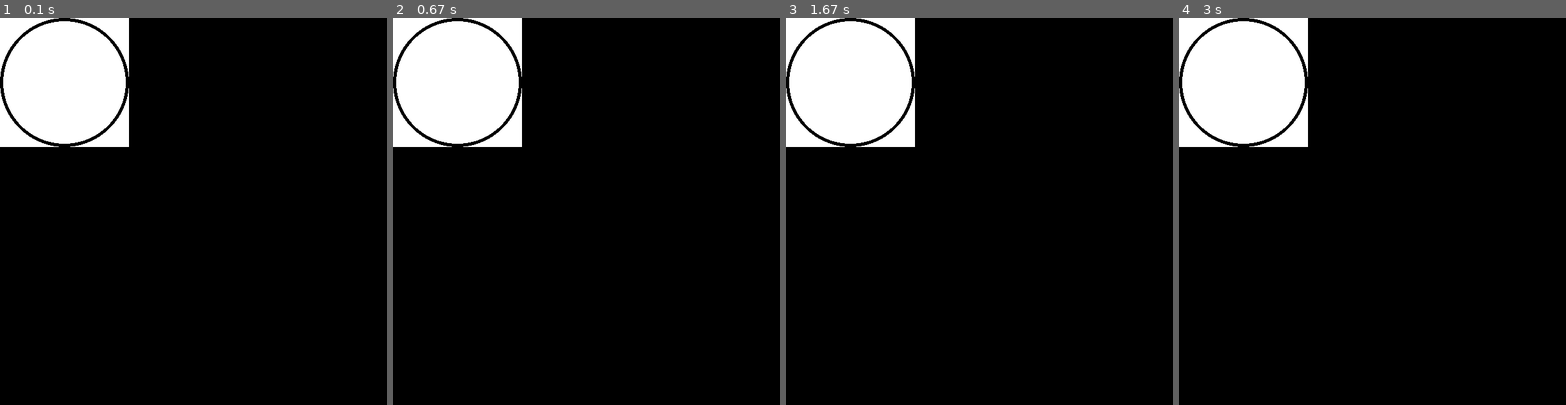
Above: before the commit, frames 1-4 (left to right).
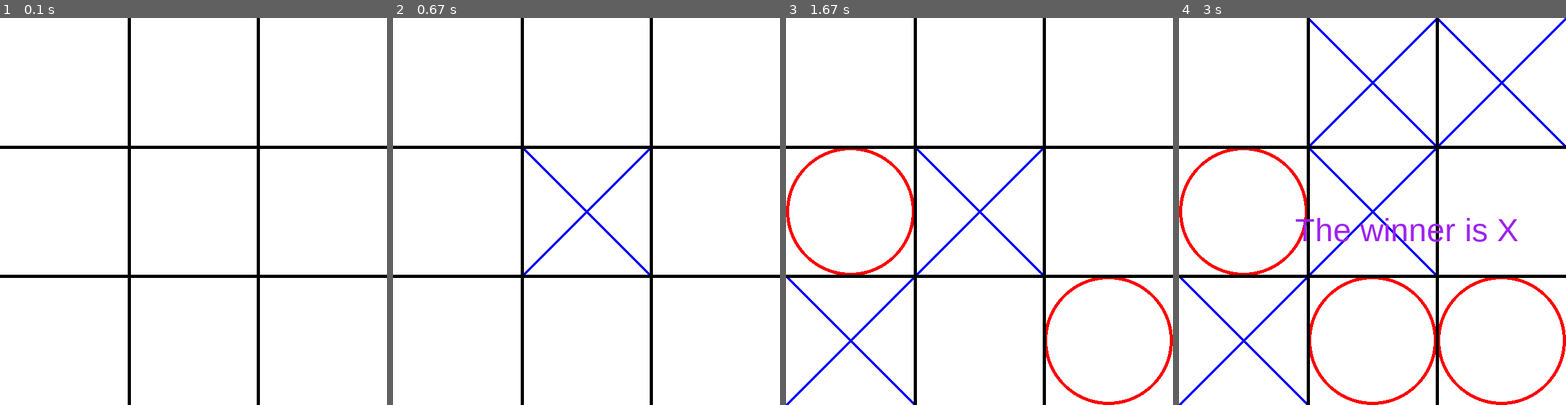
Above: after the commit, the same moments.

Repository: Ram-Einstein42/Tic-Tac-Toe-Pygame
Game: pygame game, started from main.py
Same seed, same stepped clock (60 frames per second), same inputs: the game is played once before the commit and once after it.
Inputs (mouse positions are in pixels of both pictures, inside the frame that each line leads up to):
- Up to frame 1 (0.1 s): no input
- Up to frame 2 (0.67 s): click (586, 211) at 0.38 s
- Up to frame 3 (1.67 s): click (886, 215) at 0.72 s; click (859, 304) at 1.05 s; click (1118, 346) at 1.38 s
- Up to frame 4 (3 s): click (1380, 79) at 1.72 s; click (1353, 312) at 2.05 s; click (1500, 83) at 2.38 s

The runs differ from the first frame. In frame 1, 87% of the frame differs, in the area x 0-100%, y 0-100%; in frame 2, 87%; in frame 3, 87%; in frame 4, 87%.

Commit message:
finisheddd

Diff:
--- a/board.py
+++ b/board.py
@@ -6,3 +6,38 @@
         self.board = [[Square((0,0)), Square((200,0)),Square((400,0))],
                       [Square((0,200)),Square((200,200)), Square((400,200))],
                       [Square((0,400)),Square((200,400)), Square((400,400))]]
+
+    def draw_board(self, screen):
+        for row in self.board:
+            for square in row:
+                square.draw_square(screen)
+        pygame.draw.line(screen, 'black', (200,0), (200,600), 5)
+        pygame.draw.line(screen, 'black', (400,0), (400,600), 5)
+        pygame.draw.line(screen, 'black', (0,200), (600,200), 5)
+        pygame.draw.line(screen, 'black', (0,400), (600,400), 5)
+
+    def place_marker(self, row, col, marker):
+        if self.board[row][col].value == '':
+            self.board[row][col].value = marker
+            return True
+        return False
+
+    def get_winner(self):
+        # rows
+        for r in range(3):
+            if self.board[r][0].value == self.board[r][1].value == self.board[r][2].value and self.board[r][0].value != "":
+                return self.board[r][0].value
+
+        # columns
+        for c in range(3):
+            if self.board[0][c].value == self.board[1][c].value == self.board[2][c].value and self.board[0][c].value != "":
+                return self.board[0][c].value
+
+        # diagonals
+        if self.board[0][0].value == self.board[1][1].value == self.board[2][2].value and self.board[0][0].value != "":
+            return self.board[0][0].value
+
+        if self.board[0][2].value == self.board[1][1].value == self.board[2][0].value and self.board[2][0].value != "":
+            return self.board[0][2].value
+
+        return ""
--- a/main.py
+++ b/main.py
@@ -3,24 +3,43 @@
 from square import *
 
 pygame.init()
+
+# Font
+font = pygame.font.SysFont("arial", 50)
+
 clock = pygame.time.Clock()
 FPS = 60
-
 WIDTH, HEIGHT = 600, 600
 screen = pygame.display.set_mode((WIDTH, HEIGHT))
 pygame.display.set_caption('Tic Tac Toe')
 
-test_board = Board()
-
-
+game_board = Board()
+player = "X"
+game_over = False  # Add a flag to track if the game is over
 
 run = True
 while run:
-
-
     for event in pygame.event.get():
         if event.type == pygame.QUIT:
             run = False
-    test_board.board[0][0].draw_square(screen)
+        if event.type == pygame.MOUSEBUTTONDOWN and not game_over:  # Only allow moves if the game is not over
+            # Check which button was pressed
+            if event.button == 1:
+                mouse_pos = pygame.mouse.get_pos()
+                for row in game_board.board:
+                    for square in row:
+                        if square.is_clicked(mouse_pos) and square.value == "":
+                            square.value = player
+                            if player == "X":
+                                player = "O"
+                            else:
+                                player = "X"
+    game_board.draw_board(screen)
+    winner = game_board.get_winner()
+    if winner != "":
+        game_over = True  # Set the game_over flag to True when a winner is found
+        text_surf = font.render(f'The winner is {winner}', True, 'purple')
+        screen.blit(text_surf, (180, 300))
+
     clock.tick(FPS)
     pygame.display.flip()
--- a/square.py
+++ b/square.py
@@ -5,11 +5,17 @@
     def __init__(self, position):
         self.position = position
         self.rect = pygame.rect.Rect(position, Square.size)
-        self.value = 'O'
+        self.value = ''
         self.center_pos = (position[0] + 100, position[1] + 100)
 
     def draw_square(self, screen):
         pygame.draw.rect(screen,'white',self.rect)
 
         if self.value == 'O':
-            pygame.draw.circle(screen, 'black', self.center_pos, 100, 5)
+            pygame.draw.circle(screen, 'red', self.center_pos, 100, 5)
+        elif self.value == 'X':
+            pygame.draw.line(screen, 'blue', self.rect.topleft, self.rect.bottomright, 5)
+            pygame.draw.line(screen, 'blue', self.rect.topright, self.rect.bottomleft, 5)
+
+    def is_clicked(self, position):
+        return self.rect.collidepoint(position)
